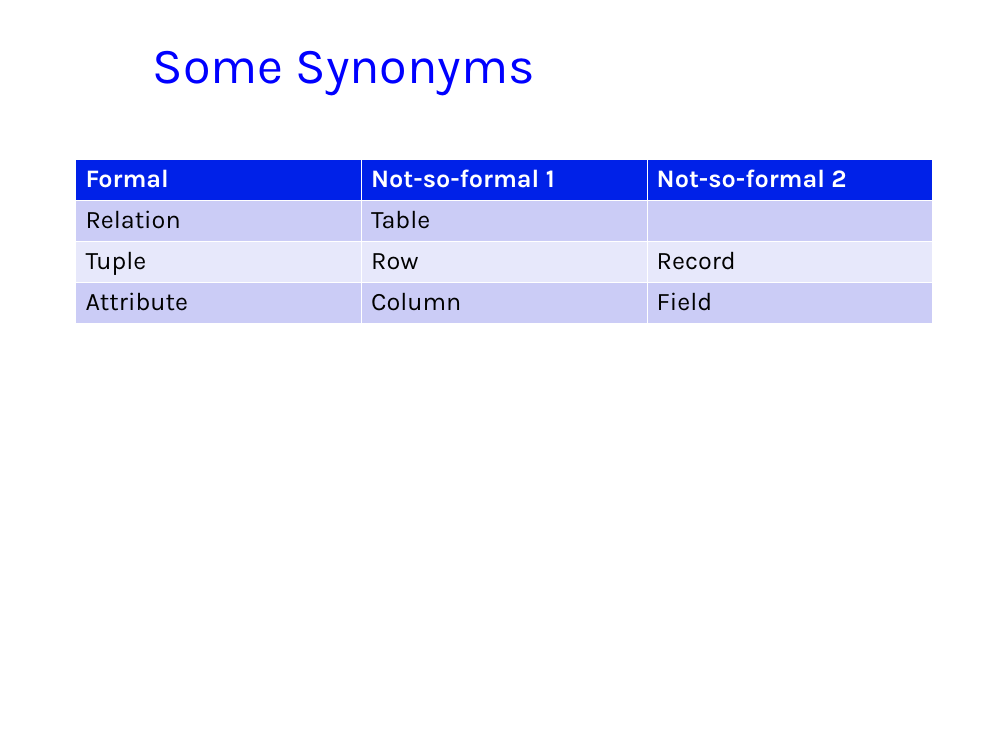
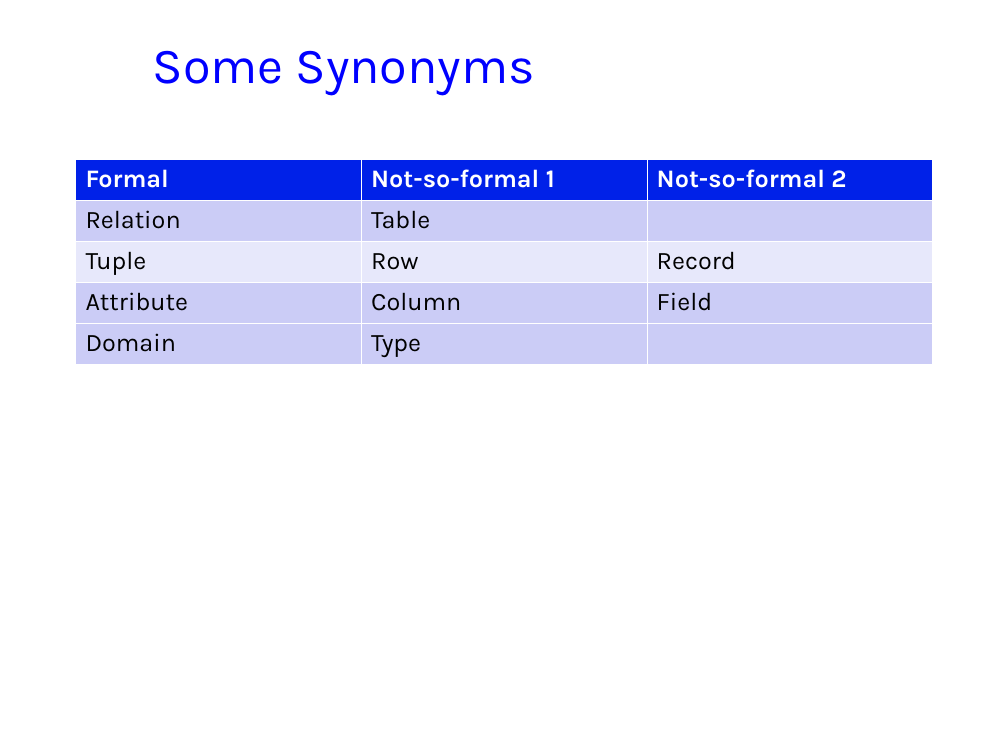
Before and after one commit to jhellerstein/cs186-09, a slide deck: slide 5 of lecs/02-Relational.ppt. Drawn at 1008x756 pixels with LibreOffice and Linux fonts; fonts in the diff are those of the drawing; background and template pictures are left out. Boxes give left, top, right and bottom in pixels: in the first picture for what was removed or moved away, otherwise in the second. Text is boxed around its words. In the diff, an @@ line names an element or a change of style, - is before the commit and + after.

```diff
--- a/lecs/02-Relational.ppt
+++ b/lecs/02-Relational.ppt
@@ table at <box>76,159,931,364</box> @@
+row 5: Domain | Type | 
```
Also in this commit, not shown: 14 other slides changed, 1 slide added, 1 slide removed, 2 other files.
